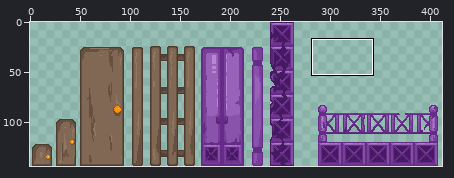
A pixel-art file gets an edit: aseprite/doors.aseprite. Above, an overview of the earlier version with the close-up marked.
Close-up. The starting point:
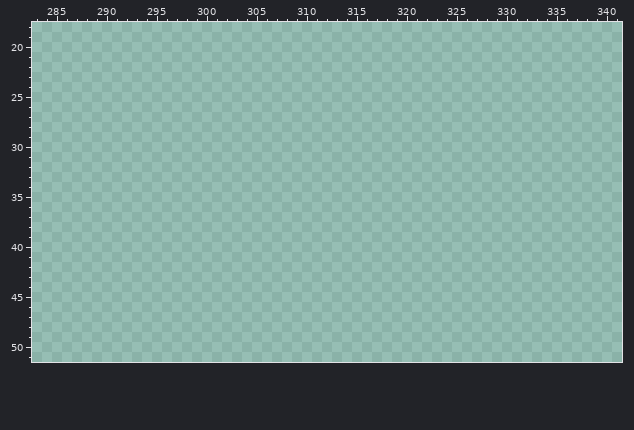
573x144 pixels, 1 frame. Colours within 5 levels of each other are drawn and written as one. Shown: x 283..341, y 18..51. The wide view leaves out empty margins.
The same view after the edit:
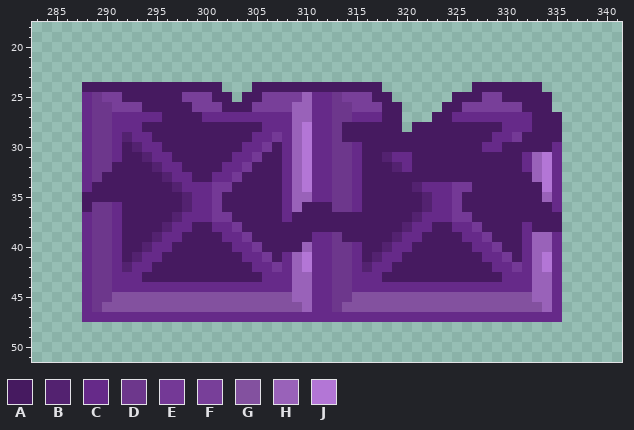
Palette (. is transparent): A #461a60  B #532270  C #662a89  D #6d378c  E #743996  F #783f99  G #83519f  H #9962b9  J #b376d6
The author wrote: breakable bridges
Changes in this commit:
Changed rows in their new state; - is an unchanged pixel.
Layer "Layer":
first column x 288:
24 AAAAAAAAAAAAAA---AAAAAAAAAAAAA---------AAAAAAA--
25 CDFFAAAAAAFFFAA-AAFFFFHCCDFFFAA------AAAFFAAAAA-
26 CDDFFFAAAAAFFFAAAFFFFHHCCDDFFFAA----AAFFFFFFAAA-
27 CDDCCCCCAAAACCCCCCCCCHHCCDDCCCAA---AACCCCCCCCAAA
28 CDDCCCAAAAAAAAAAAACCCHJCCDAAAAAA-AAAAAAAAACCCAAA
29 CDDCBCCAAAAAAAAAACCECHJCCDAAAAAAAAAAAAAAACCEAAAA
30 CDDCABCCAAAAAAAACCEACHJCCDDCAAAAAAAAAAAACCAAAAAC
31 CDDCAABCCAAAAAACCEAACHJCCDDCAABCCAAAAAAAAAAACHJC
32 CDDAAAABCCAAAACCEAAACHJCCDDCAAABCAAAAAAAAAAACHJC
33 CDAAAAAABCCAACCEAAAACHJCCDDCAAAAAAAAAAAAAAAAAHJC
34 CAAAAAAAABCCCEEAAAAACHJCCDDCAAAAABCCCEEAAAAAAAJC
35 AAAAAAAAAABCCEAAAAAACHHCCDDCAAAAAABCCEAAAAAAAAHC
36 ADDCAAAAAABCCEAAAAAACHAAADDCAAAAAABCCEAAAAAAAAAC
37 CDDCAAAAABCCCEEAAAAACAAAAAAAAAAAABCCCEEAAAAAAAAA
38 CDDCAAAABCCAACCEAAAAAAAAAAAAAAAABCCAACCEAAAACAAA
39 CDDCAAABCCAAAACCEAAAAAACCDAAAAABCCAAAACCEAAACHHC
40 CDDCAABCCAAAAAACCEAAAAHCCDDCAABCCAAAAAACCEAACHHC
41 CDDCABCCAAAAAAAACCEACHJCCDDCABCCAAAAAAAACCEACHJC
42 CDDCBCCAAAAAAAAAACCECHJCCDDCBCCAAAAAAAAAACCECHJC
43 CDDCCCAAAAAAAAAAAACCCHHCCDDCCCAAAAAAAAAAAACCCHHC
44 CDDCCCCCCCCCCCCCCCCCCHHCCDDCCCCCCCCCCCCCCCCCCHHC
45 CDDGGGGGGGGGGGGGGGGGGHHCCDDGGGGGGGGGGGGGGGGGGHHC
46 CDGGGGGGGGGGGGGGGGGGGGHCCDGGGGGGGGGGGGGGGGGGGGHC
47 CCCCCCCCCCCCCCCCCCCCCCCCCCCCCCCCCCCCCCCCCCCCCCCC
Pixel boxes of the changes (left, top, right, bottom) in both close-ups:
added: (82, 82, 562, 322)
